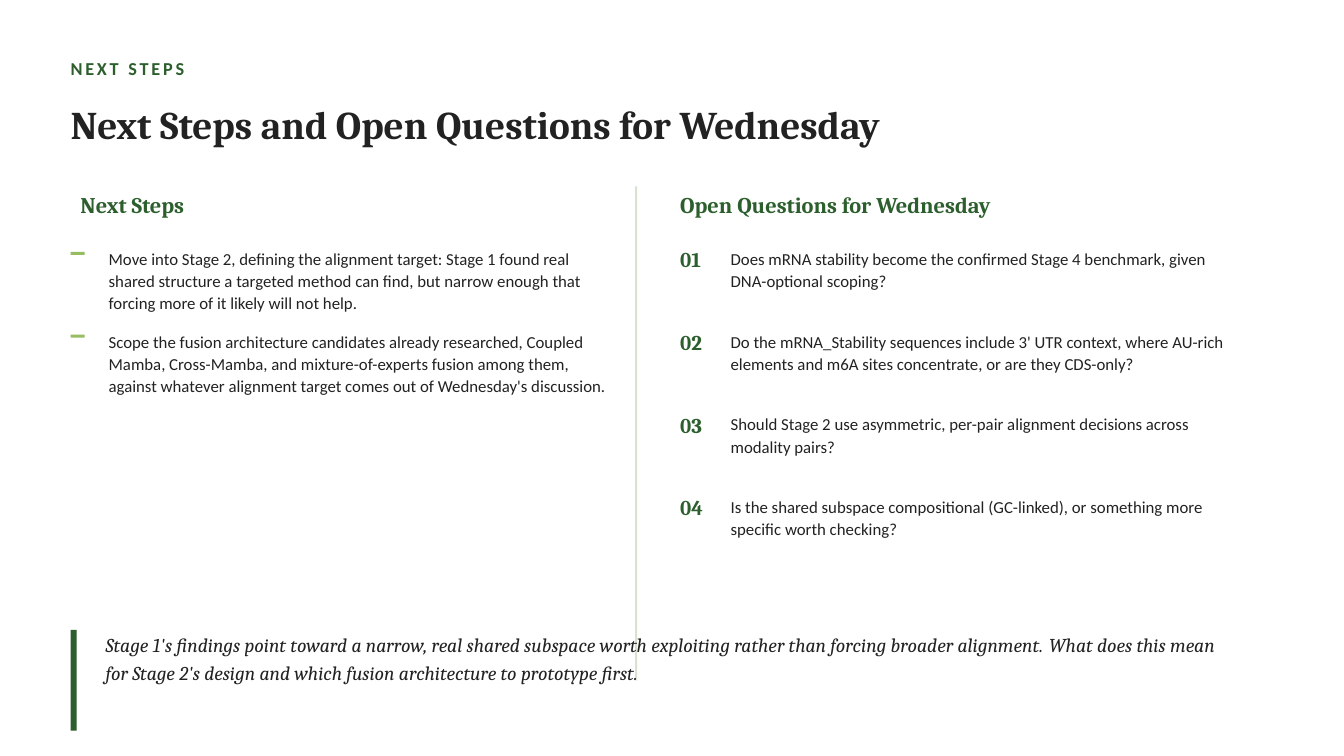
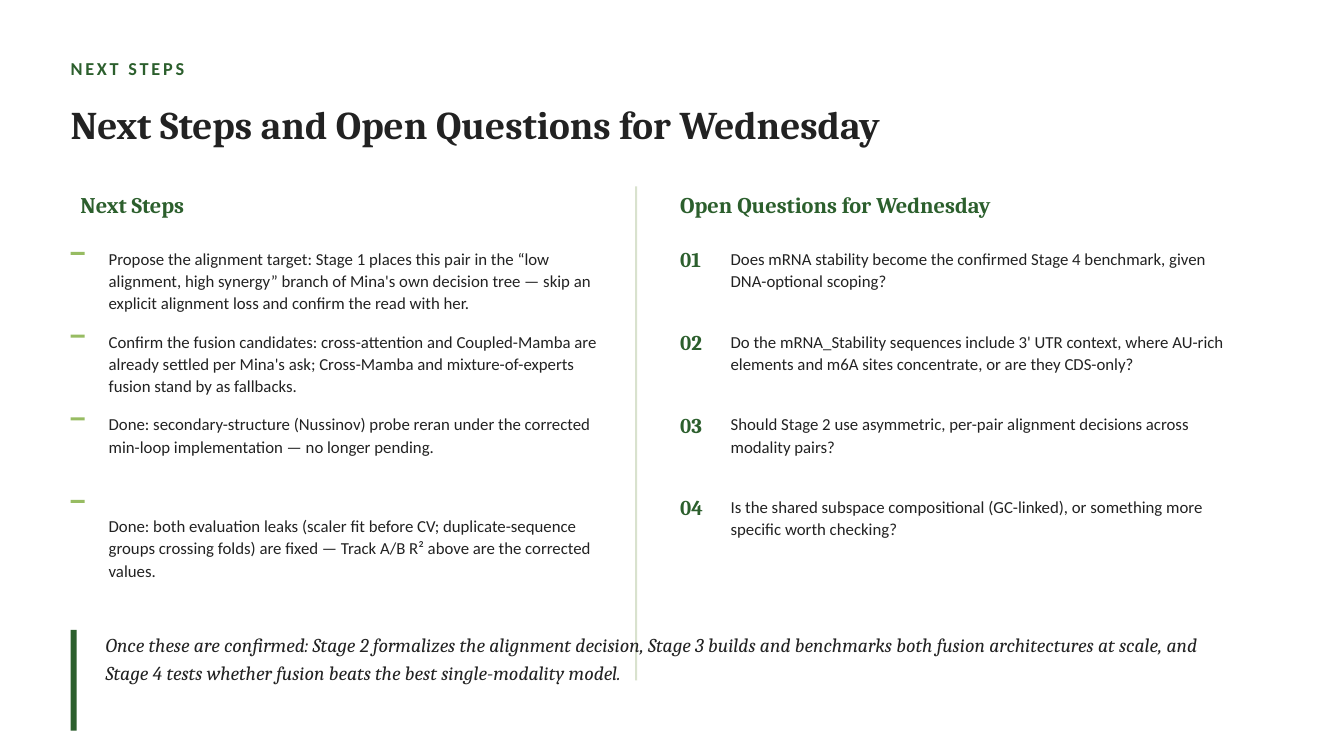
Before and after one commit to jtmckinley4/RNA-Protein-Multimodal-Fusion, a slide deck: slide 5 of Notes/Mina_Meeting_Slides_2026-09-23.pptx. Drawn at 1344x756 pixels with LibreOffice and Linux fonts; fonts in the diff are those of the drawing. Boxes give left, top, right and bottom in pixels: in the first picture for what was removed or moved away, otherwise in the second. Text is boxed around its words. In the diff, an @@ line names an element or a change of style, - is before the commit and + after.

```diff
--- a/Notes/Mina_Meeting_Slides_2026-09-23.pptx
+++ b/Notes/Mina_Meeting_Slides_2026-09-23.pptx
@@ text at bbox=[109, 253, 591, 312]: text changed @@
-Move into Stage 2, defining the alignment target: Stage 1 found real shared structure a targeted method can find, but narrow enough that forcing more of it likely will not help.
+Propose the alignment target: Stage 1 places this pair in the “low alignment, high synergy” branch of Mina's own decision tree — skip an explicit alignment loss and confirm the read with her.
@@ text at bbox=[109, 336, 596, 395]: text changed @@
-Scope the fusion architecture candidates already researched, Coupled Mamba, Cross-Mamba, and mixture-of-experts fusion among them, against whatever alignment target comes out of Wednesday's discussion.
+Confirm the fusion candidates: cross-attention and Coupled-Mamba are already settled per Mina's ask; Cross-Mamba and mixture-of-experts fusion stand by as fallbacks.
@@ rectangle added at bbox=[71, 417, 85, 420], fill #97BC62 @@
@@ text added at bbox=[109, 418, 590, 456], 12 pt, text #222222 @@
+Done: secondary-structure (Nussinov) probe reran under the corrected min-loop implementation — no longer pending.
@@ rectangle added at bbox=[71, 500, 85, 503], fill #97BC62 @@
@@ text added at bbox=[109, 520, 590, 577], 12 pt, text #222222 @@
+Done: both evaluation leaks (scaler fit before CV; duplicate-sequence groups crossing folds) are fixed — Track A/B R² above are the corrected values.
@@ text at bbox=[106, 634, 1198, 684]: text changed @@
-Stage 1's findings point toward a narrow, real shared subspace worth exploiting rather than forcing broader alignment. What does this mean for Stage 2's design and which fusion architecture to prototype first.
+Once these are confirmed: Stage 2 formalizes the alignment decision, Stage 3 builds and benchmarks both fusion architectures at scale, and Stage 4 tests whether fusion beats the best single-modality model.
```
Also in this commit, not shown: 4 other slides changed, 3 other files.
